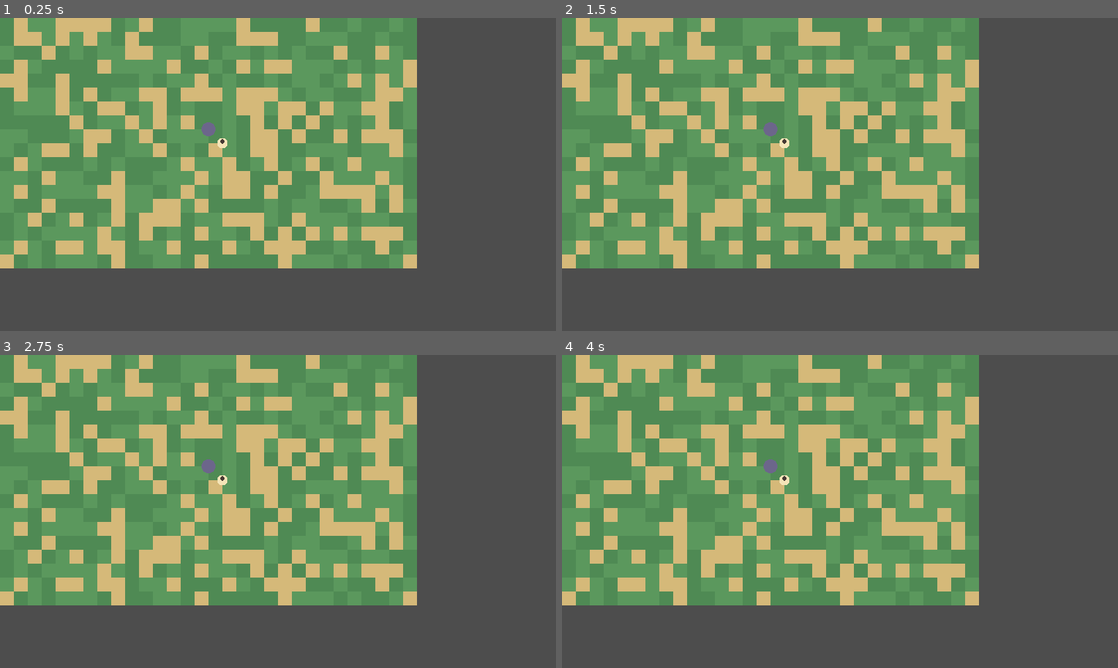
Above: before the commit, frames 1-4 (two rows, left to right).
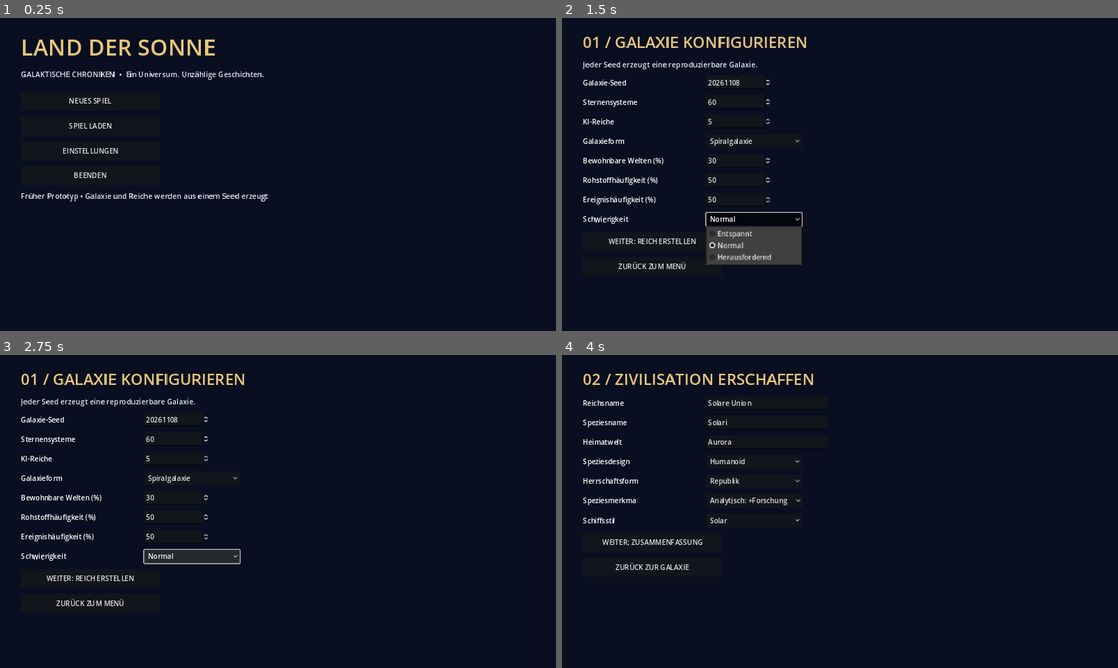
Above: after the commit, the same moments.

Repository: justuslaier-cmyk/Land-der-Sonne
Game: Godot game, scene res://scenes/galaxy.tscn
Same seed, same stepped clock (60 frames per second), same inputs: the game is played once before the commit and once after it. Before the commit the project starts from res://scenes/main.tscn.
Inputs (mouse positions are in pixels of both pictures, inside the frame that each line leads up to):
- Up to frame 1 (0.25 s): no input
- Up to frame 2 (1.5 s): click (650, 102) at 0.5 s, where only the run after the commit has a clickable "NEUES SPIEL"; click (756, 218) at 1.25 s, where only the run after the commit has a clickable "Normal"
- Up to frame 3 (2.75 s): click (194, 555) at 2 s, where only the run after the commit has a clickable "Normal"
- Up to frame 4 (4 s): click (756, 477) at 2.75 s, where only the run after the commit has a clickable "Spiralgalaxie"; click (650, 577) at 3.5 s, where only the run after the commit has a clickable "WEITER: REICH ERSTELLEN"

The runs differ from the first frame. In frame 1, 100% of the frame differs, in the area x 0-100%, y 0-100%; in frame 2, 100%; in frame 3, 100%; in frame 4, 100%.

Commit message:
feat: launch galactic menu and correct UI container API

Diff:
--- a/game/project.godot
+++ b/game/project.godot
@@ -3,7 +3,7 @@
 
 [application]
 config/name="Land der Sonne"
-run/main_scene="res://scenes/main.tscn"
+run/main_scene="res://scenes/galaxy.tscn"
 config/features=PackedStringArray("4.3", "GL Compatibility")
 
 [display]
